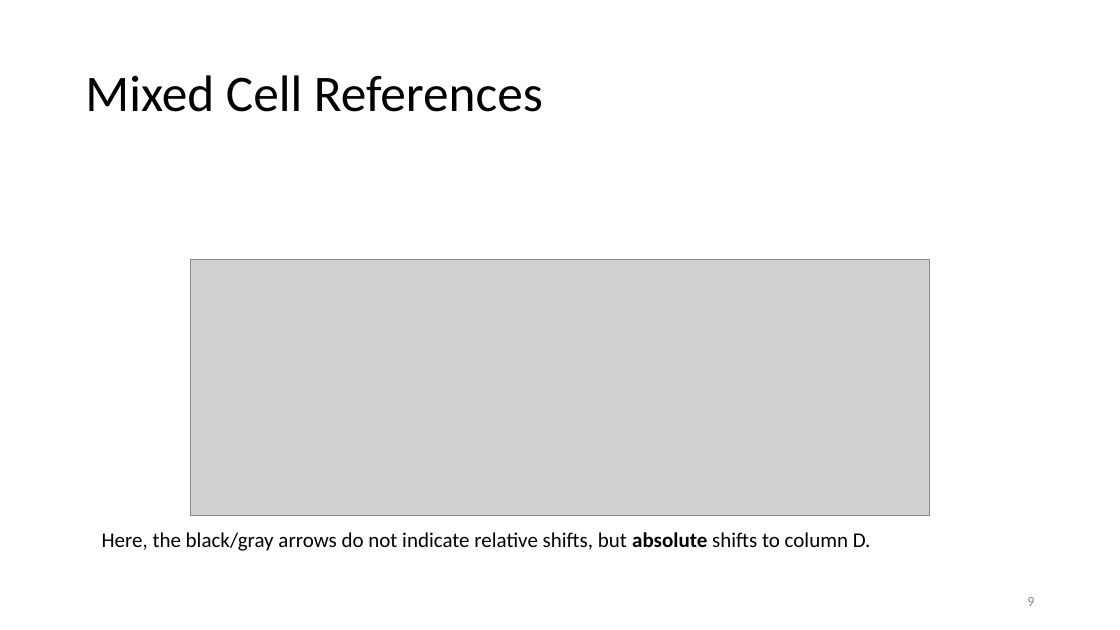
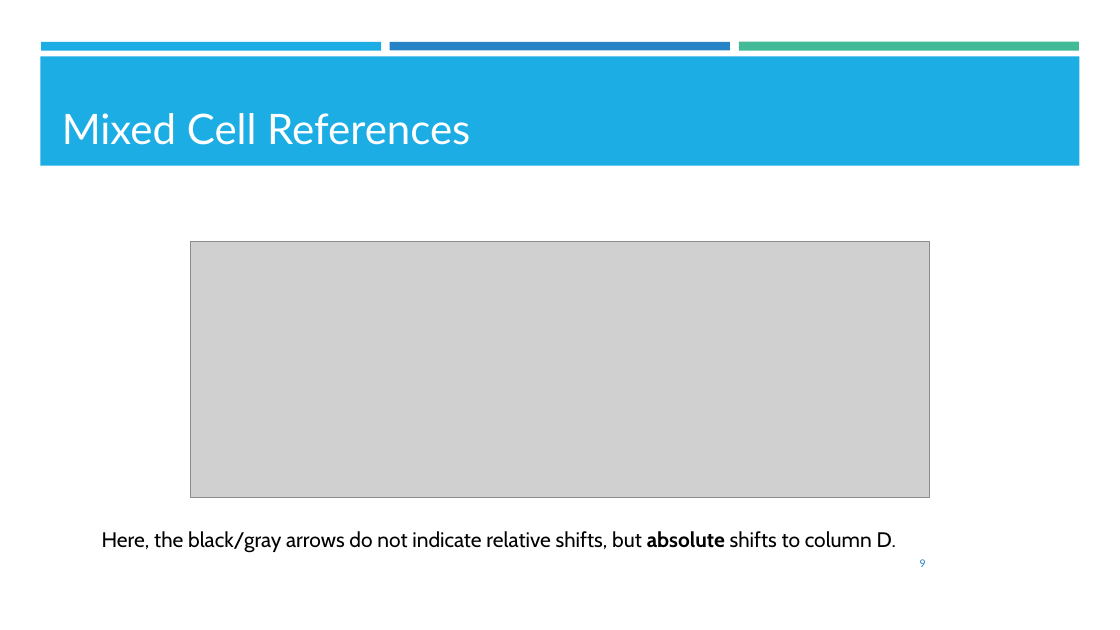
Before and after one commit to kzhu98/kzhu98.github.io, a slide deck: slide 9 of projects/BASWorkshops/Excel_I/Excel_I_Slides.pptx. Drawn at 1120x630 pixels with LibreOffice and Linux fonts; fonts in the diff are those of the drawing; grey boxes stand for pictures; background and template pictures are left out. Boxes give left, top, right and bottom in pixels: in the first picture for what was removed or moved away, otherwise in the second. Text is boxed around its words. In the diff, an @@ line names an element or a change of style, - is before the commit and + after.

```diff
--- a/projects/BASWorkshops/Excel_I/Excel_I_Slides.pptx
+++ b/projects/BASWorkshops/Excel_I/Excel_I_Slides.pptx
@@ rectangle added at [40, 56, 1080, 166], fill #1CADE4 @@
@@ rectangle added at [41, 42, 381, 50], fill #1CADE4 @@
@@ rectangle added at [390, 42, 730, 50], fill #2683C6 @@
@@ rectangle added at [739, 42, 1079, 51], fill #42BA97 @@
@@ title "Mixed Cell References": place and size @@
-title "Mixed Cell References" at [85, 75, 543, 112]
+title "Mixed Cell References" at [62, 113, 470, 145]
@@ title "Mixed Cell References" at [62, 113, 470, 145]: size 44 to 36 pt, font Calibri to Lato, text colour #000000 to #FFFFFF; line spacing 0.9 to 1; vertical alignment middle to bottom @@
@@ picture: place and size @@
-picture at [191, 260, 930, 516]
+picture at [191, 241, 930, 497]
@@ text "Here, the black/gray arrows do ..." at [102, 531, 896, 553]: font Calibri to Cabin @@
@@ page number: place and size @@
-page number at [1027, 597, 1034, 606]
+page number at [920, 559, 926, 567]
@@ page number at [920, 559, 926, 567]: size 12 to 9 pt, font Calibri to Lato, text colour #8C8C8C to #2683C6 @@
```
Also in this commit, not shown: 20 other slides changed, 4 other files.
